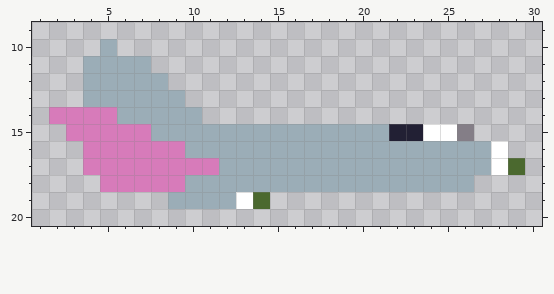
Pixel-art sprite, stored at player/player.png. The first picture shows the starting point.
The file is 32x32 pixels. Shown: x 1..30, y 9..20.
Once edited:
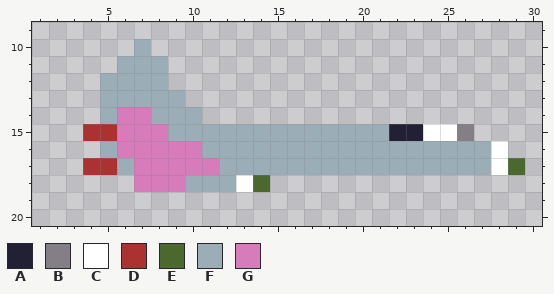
Palette (. is transparent): A #222034  B #847e87  C #ffffff  D #ac3232  E #4b692f  F #9badb7  G #d77bba
Changes in this commit:
{"y":10,"x":5,"old":"F","new":"."}
{"y":10,"x":7,"old":".","new":"F"}
{"y":11,"x":4,"old":"FF","new":".."}
{"y":11,"x":8,"old":".","new":"F"}
{"y":12,"x":4,"old":"F","new":"."}
{"y":13,"x":4,"old":"F","new":"."}
{"y":14,"x":2,"old":"GGGGFF","new":"...FGG"}
{"y":15,"x":3,"old":"GGG","new":".DD"}
{"y":15,"x":8,"old":"F","new":"G"}
{"y":16,"x":4,"old":"GG","new":".F"}
{"y":16,"x":10,"old":"F","new":"G"}
{"y":17,"x":4,"old":"GGG","new":"DDF"}
{"y":18,"x":5,"old":"GG","new":".."}
{"y":18,"x":13,"old":"FFFFFFFFFFFFFF","new":"CE............"}
{"y":19,"x":9,"old":"FFFFCE","new":"......"}
{"label":"changed","picture_box":[49,39,474,209]}
